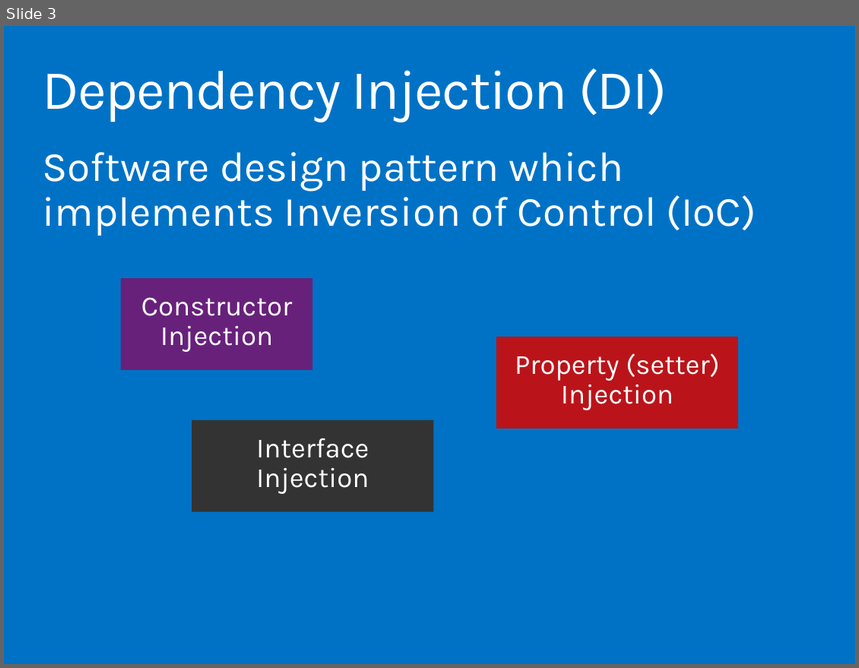
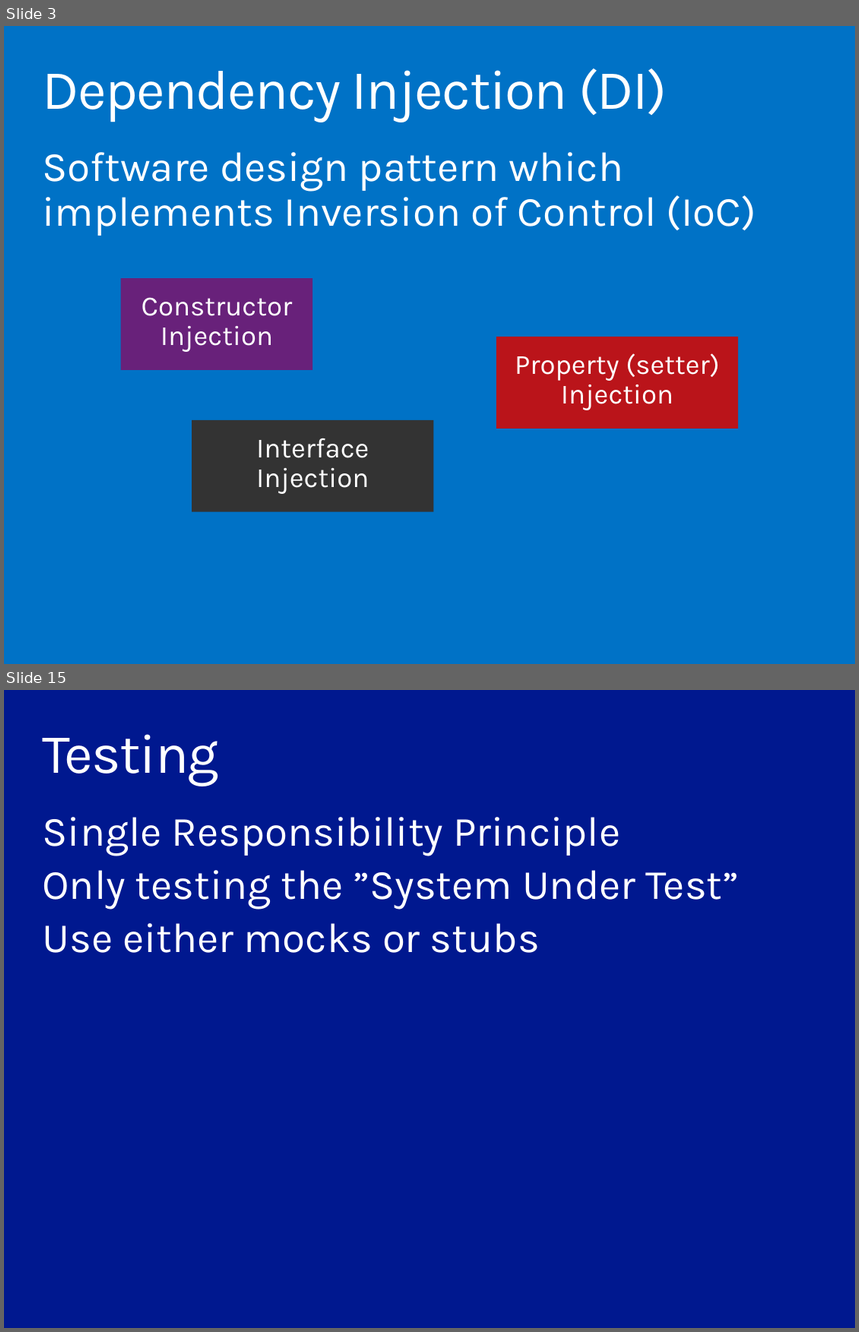
Before and after one commit to ondfisk/BDSA2016, a slide deck: Slides/Lecture05.pptx. Shown one above the other, each under a label of ours: slide 3 before the commit, slides 3 and 15 after it; the slides between them are not shown. The pictures are 859x668 and 859x1332 pixels, drawn with LibreOffice and Linux fonts; fonts in the diff are those of the drawing. Boxes give left, top, right and bottom in pixels: in the first picture for what was removed or moved away, otherwise in the second. Text is boxed around its words. In the diff, an @@ line names an element or a change of style, - is before the commit and + after.

```diff
--- a/Slides/Lecture05.pptx
+++ b/Slides/Lecture05.pptx
@@ slide 15 added at bbox=[4, 690, 855, 1328], background #00188F @@
@@ title added at bbox=[42, 734, 219, 786], 48 pt, text #FFFFFF @@
+Testing
@@ text added at bbox=[42, 817, 740, 953], 36 pt, text #FFFFFF @@
+Single Responsibility Principle
+Only testing the ”System Under Test”
+Use either mocks or stubs
```
Also in this commit, not shown: 1 slide changed, 17 other slides added, 1 slide removed, 14 other files.
